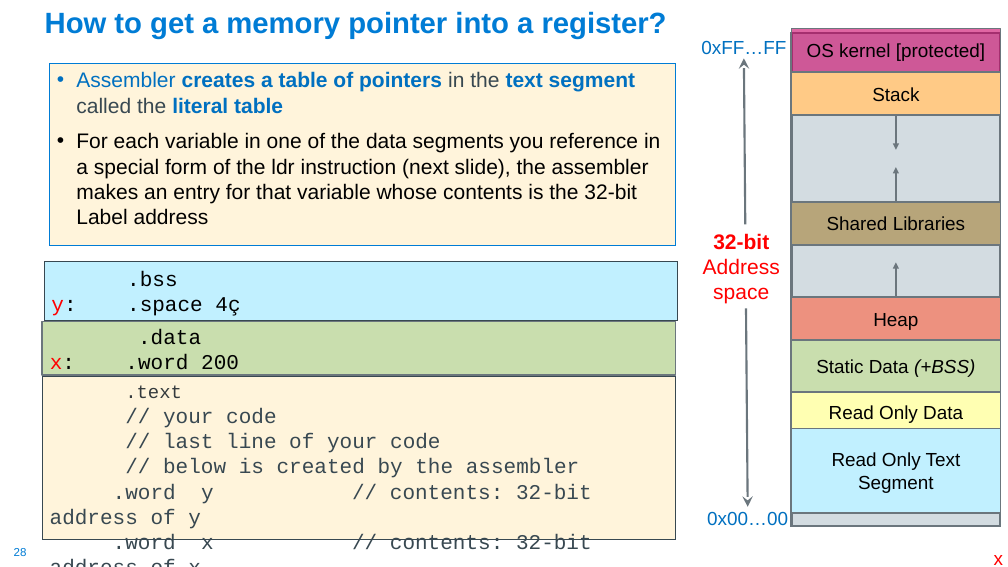
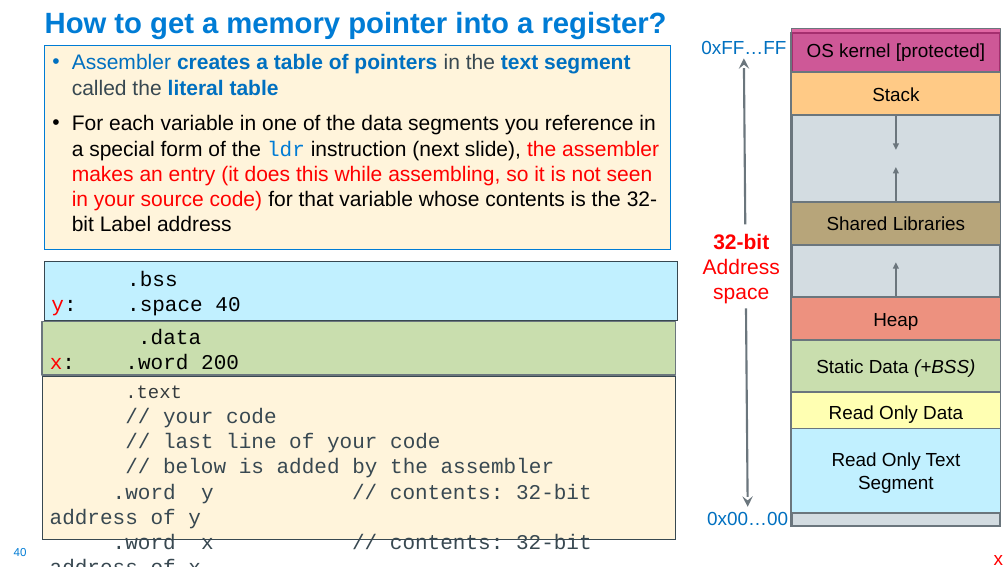
Before and after one commit to cse30-fa22/Muller_CSE30_Lecture_Slides, a slide deck: slide 40 of 08_Assm_Part3.pptx (slide 28 before the commit). Drawn at 1008x567 pixels with LibreOffice and Linux fonts; fonts in the diff are those of the drawing. Boxes give left, top, right and bottom in pixels: in the first picture for what was removed or moved away, otherwise in the second. Text is boxed around its words. In the diff, an @@ line names an element or a change of style, - is before the commit and + after.

```diff
--- a/08_Assm_Part3.pptx
+++ b/08_Assm_Part3.pptx
@@ text "Assembler creates a table of ..." resized from (x1=49, y1=64, x2=675, y2=246) to (x1=45, y1=45, x2=671, y2=250) @@
@@ text at (x1=72, y1=114, x2=659, y2=232): text changed @@
-• For each variable in one of the data segments you reference in a special form of the ldr instruction (next slide), the assembler makes an entry for that variable whose contents is the 32-bit Label address
+• For each variable in one of the data segments you reference in a special form of the ldr instruction (next slide), the assembler makes an entry (it does this while assembling, so it is not seen in your source code) for that variable whose contents is the 32-bit Label address
@@ text in rectangle at (x1=127, y1=297, x2=240, y2=316): text changed @@
-y: .space 4ç
+y: .space 40
@@ text in rectangle at (x1=163, y1=459, x2=555, y2=478): text changed @@
-// below is created by the assembler
+// below is added by the assembler
@@ page number at (x1=14, y1=548, x2=27, y2=556): text changed @@
-28
+40
```
Also in this commit, not shown: 12 other slides changed, 15 slides added, 1 slide removed, 1 other file.
